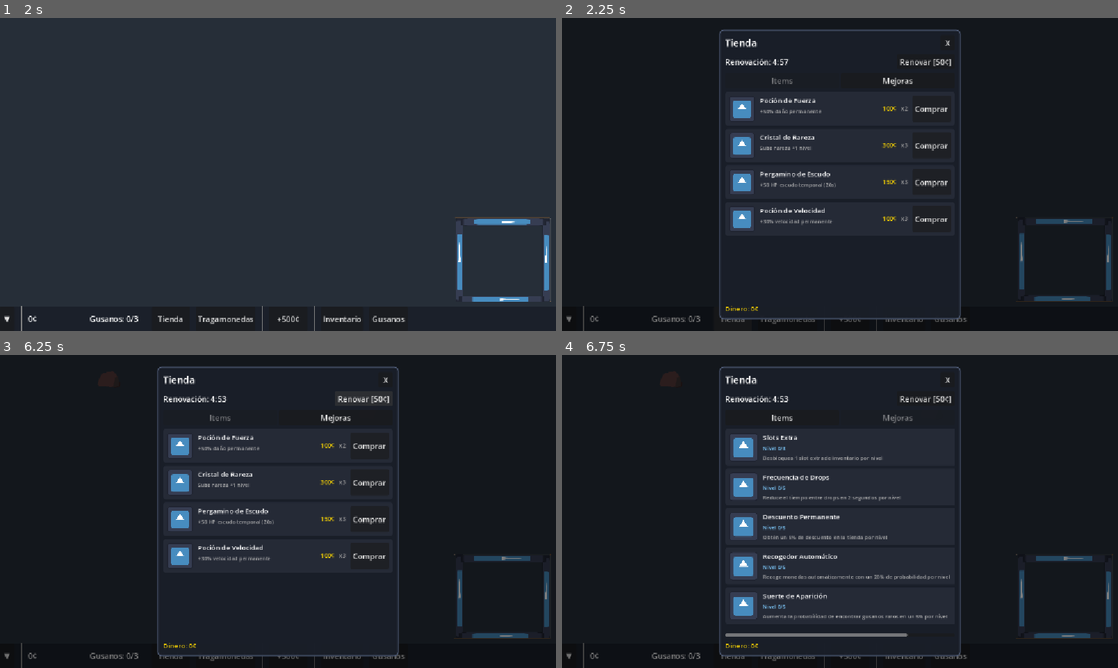
Above: before the commit, frames 1-4 (two rows, left to right).
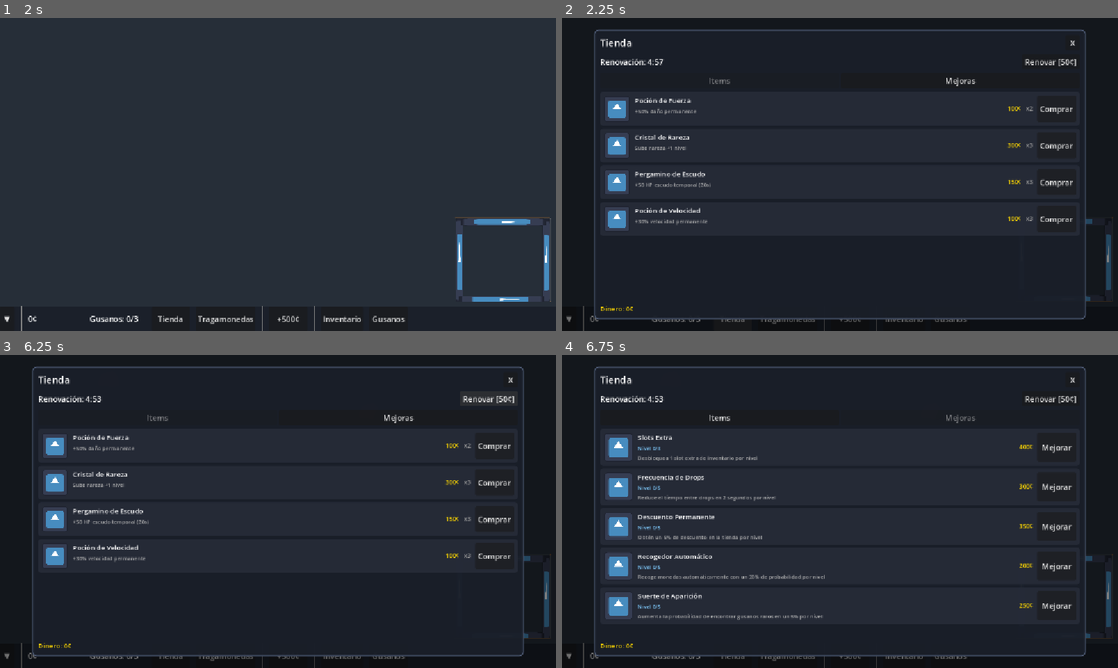
Above: after the commit, the same moments.

Repository: KingPandX/gusanos
Game: Godot game, scene res://main_screen/game_screen.tscn
The game is run twice, just before and just after one commit, with the same random seed, the same clock (stepped at 60 frames per second) and the same inputs. The engine's default icon, where the game draws it, is replaced by a stand-in: a white triangle on a blue panel in a dark square. Sound files missing from this copy of the repository are replaced by a short silence.
Inputs:
- Up to frame 1 (2 s): click "▼" at 0.5 s; click "▲" at 1.25 s
- Up to frame 2 (2.25 s): click "Tienda" at 2 s
- Up to frame 3 (6.25 s): click "Tragamonedas" at 2.75 s; click "+500¢" at 3.5 s; click "Inventario" at 4.25 s; click "Gusanos" at 5 s; click "Renovar [50¢]" at 5.75 s
- Up to frame 4 (6.75 s): click "Mejoras" at 6.5 s

Frame 1 is identical in both runs. In frame 2, 21% of the frame differs, in the area x 5-95%, y 3-97%; in frame 3, 21%; in frame 4, 28%.

Commit message:
chore: update scene resources after editor adjustments

Diff:
--- a/assets/worms_tamplets/tifany_worm.tres
+++ b/assets/worms_tamplets/tifany_worm.tres
@@ -42,6 +42,8 @@
 script = ExtResource("4_ys713")
 reflect_percent = 1.0
 trigger_chance = 1.0
+skill_name = "Reflección"
+description = "Permite reflejar el ataque de los enemigos"
 metadata/_custom_type_script = "uid://d3usylenyaym"
 
 [sub_resource type="Resource" id="Resource_dq7rc"]
--- a/commons/coins/coin.tscn
+++ b/commons/coins/coin.tscn
@@ -56,9 +56,11 @@
 
 [node name="Sprite2D" type="AnimatedSprite2D" parent="." unique_id=376490867]
 modulate = Color(1, 0.85, 0, 1)
+position = Vector2(0, -44.95)
 scale = Vector2(0.69, 0.69)
 sprite_frames = SubResource("SpriteFrames_yw8l4")
 frame_progress = 0.54010874
 
 [node name="CollisionShape2D" type="CollisionShape2D" parent="." unique_id=776239664]
+position = Vector2(0, -44.95)
 shape = SubResource("CircleShape2D_coin")
--- a/commons/ui/shop_menu.tscn
+++ b/commons/ui/shop_menu.tscn
@@ -42,9 +42,9 @@
 anchor_top = 0.5
 anchor_right = 0.5
 anchor_bottom = 0.5
-offset_left = -250.0
+offset_left = -509.0
 offset_top = -300.0
-offset_right = 250.0
+offset_right = 509.0
 offset_bottom = 300.0
 grow_horizontal = 2
 grow_vertical = 2
--- a/commons/ui/worm_selector/worm_selector.tscn
+++ b/commons/ui/worm_selector/worm_selector.tscn
@@ -13,15 +13,16 @@
 script = ExtResource("1_script")
 
 [node name="Panel" type="PanelContainer" parent="." unique_id=847386395]
-layout_mode = 0
+layout_mode = 1
+anchors_preset = 8
 anchor_left = 0.5
 anchor_top = 0.5
 anchor_right = 0.5
 anchor_bottom = 0.5
-offset_left = -160.0
+offset_left = -320.0
 offset_top = -200.0
-offset_right = 160.0
-offset_bottom = 200.0
+offset_right = 320.0
+offset_bottom = 213.0
 grow_horizontal = 2
 grow_vertical = 2
 
